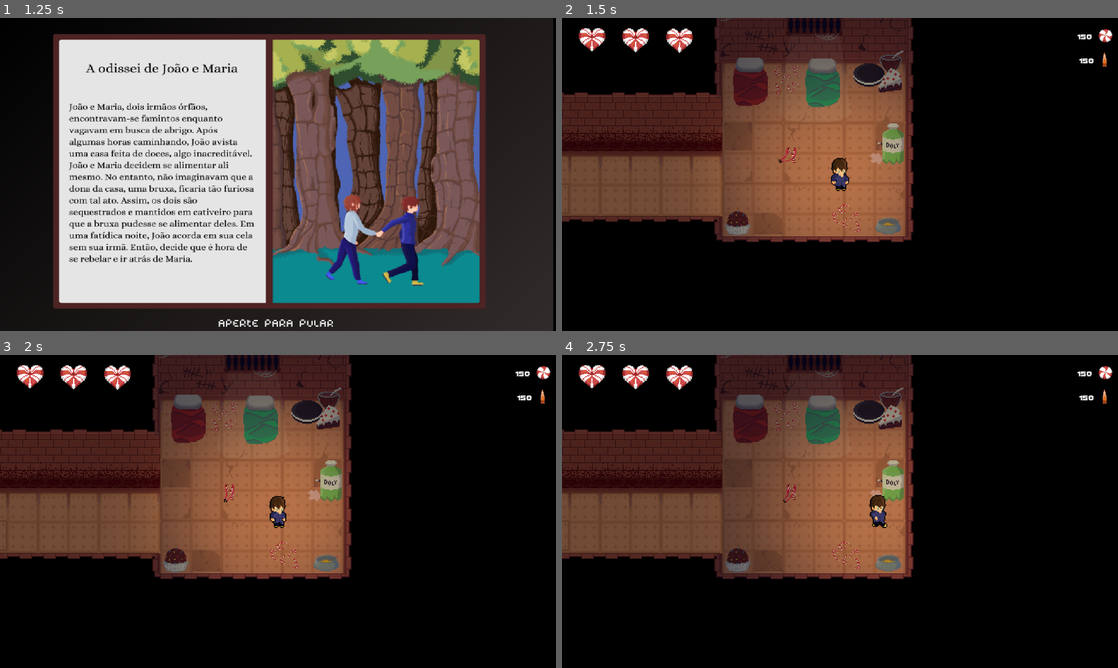
Above: before the commit, frames 1-4 (two rows, left to right).
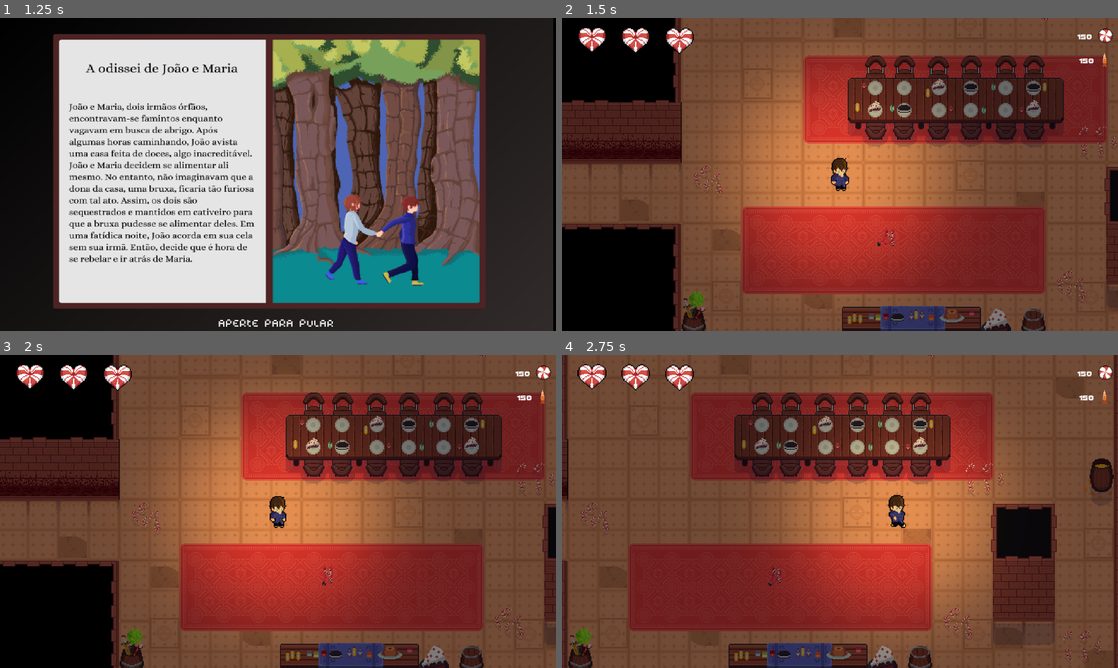
Above: after the commit, the same moments.

Repository: mtab-dev/bulletspeel
Game: Godot game, scene res://scenes/levels/main_menu.tscn
Same seed, same stepped clock (60 frames per second), same inputs: the game is played once before the commit and once after it. Sound files missing from this copy of the repository are replaced by a short silence.
Inputs (mouse positions are in pixels of both pictures, inside the frame that each line leads up to):
- Up to frame 1 (1.25 s): click (278, 202) at 0.5 s
- Up to frame 2 (1.5 s): click (840, 174) at 1.25 s
- Up to frame 3 (2 s): no input
- Up to frame 4 (2.75 s): tap Enter at 2 s; move the mouse to (962, 495) at 2.02 s; hold D (right) from 2.03 s (still down); click (962, 495) at 2.17 s

Frame 1 is identical in both runs. In frame 2, 78% of the frame differs, in the area x 0-100%, y 0-100%; in frame 3, 78%; in frame 4, 88%.

Commit message:
feat: boss attack, idle and run  working in second version

Diff:
--- a/scenes/enemies/bigCookie.tscn
+++ b/scenes/enemies/bigCookie.tscn
@@ -153,7 +153,7 @@
 }],
 "loop": true,
 "name": &"blackAttack",
-"speed": 5.0
+"speed": 20.0
 }, {
 "frames": [{
 "duration": 1.0,
@@ -320,7 +320,7 @@
 [node name="animation" type="AnimatedSprite2D" parent="."]
 scale = Vector2(1.6, 1.6)
 sprite_frames = SubResource("SpriteFrames_ciu81")
-animation = &"whiteAttack"
+animation = &"blackIdle"
 
 [node name="collisor" type="CollisionShape2D" parent="."]
 visible = false
--- a/scenes/levels/level_one.tscn
+++ b/scenes/levels/level_one.tscn
@@ -1180,7 +1180,7 @@
 shape = SubResource("RectangleShape2D_khe0q")
 
 [node name="slingDetect" type="Area2D" parent="."]
-position = Vector2(642, 396)
+position = Vector2(662, -1007)
 
 [node name="slingTexture" type="AnimatedSprite2D" parent="slingDetect"]
 scale = Vector2(0.8, 0.8)
@@ -1238,7 +1238,7 @@
 position = Vector2(747, -1295)
 
 [node name="player" parent="." instance=ExtResource("1_bvwrk")]
-position = Vector2(693, 416)
+position = Vector2(611, -1073)
 speed = 250
 
 [node name="elevator" parent="." instance=ExtResource("25_uf2ca")]
--- a/scripts/enemies/bigCookie/bigCookie.gd
+++ b/scripts/enemies/bigCookie/bigCookie.gd
@@ -21,6 +21,10 @@
 		animation.flip_h = true
 	move_and_slide()
 
+func transformCookie():
+	if health <= 10:
+		animation.play('white2black')
+
 func _process(delta: float) -> void:
 	if health <= 10:
 		Global.madCookie = true
@@ -30,7 +34,10 @@
 func _on_detection_area_body_entered(body):
 	if not Global.isDead and body.is_in_group('Player'):
 		isPlayerInDetectionArea = true
-		animation.play('whiteAttack')
+		if health <= 10:
+			animation.play('blackAttack')
+		else:
+			animation.play('whiteAttack')
 
 func _on_detection_area_body_exited(body):
 	if body.is_in_group('Player'):
@@ -58,10 +65,12 @@
 	queue_free()
 
 func hitWhenAnim():
-	# Aplicar dano somente se o jogador estiver na área de detecção
 	if isPlayerInDetectionArea:
 		Global.life -= 1
-		animation.play('whiteAttack')
+		if health <= 10:
+			animation.play('blackAttack')
+		else:
+			animation.play('whiteAttack')
 
 func _on_animation_animation_finished() -> void:
 	hitWhenAnim()
--- a/scripts/enemies/bigCookie/cookieChase.gd
+++ b/scripts/enemies/bigCookie/cookieChase.gd
@@ -17,7 +17,10 @@
 	var distance = direction.length()
 	if distance > 150:
 		enemy.velocity = direction.normalized() * moveSpeed
-		texture.play("whiteRun")
+		if Global.madCookie == false:
+			texture.play("whiteRun")
+		elif Global.madCookie == true:
+			texture.play('blackAttack')
 	if distance > 300:
 		Transitioned.emit(self, "idle")
 
--- a/scripts/enemies/bigCookie/cookieIdle.gd
+++ b/scripts/enemies/bigCookie/cookieIdle.gd
@@ -15,9 +15,10 @@
 
 func Enter():
 	player = get_tree().get_first_node_in_group("Player")
-	if Global.madCookie:
+	if Global.madCookie == false:
 		texture.play('blackIdle')
-	texture.play('whiteIdle')
+	else:
+		texture.play('whiteIdle')
 	randomizeWander()
 
 func Update(delta: float):
@@ -32,9 +33,10 @@
 	var direction = player.global_position - enemy.global_position
 	if direction.length() < 150:
 		Transitioned.emit(self, "chase")
-	if Global.madCookie:
+	if Global.madCookie == true:
 		texture.play('blackIdle')
-	texture.play('whiteIdle')
+	else:
+		texture.play('whiteIdle')
 
 
 func _process(delta: float) -> void:
